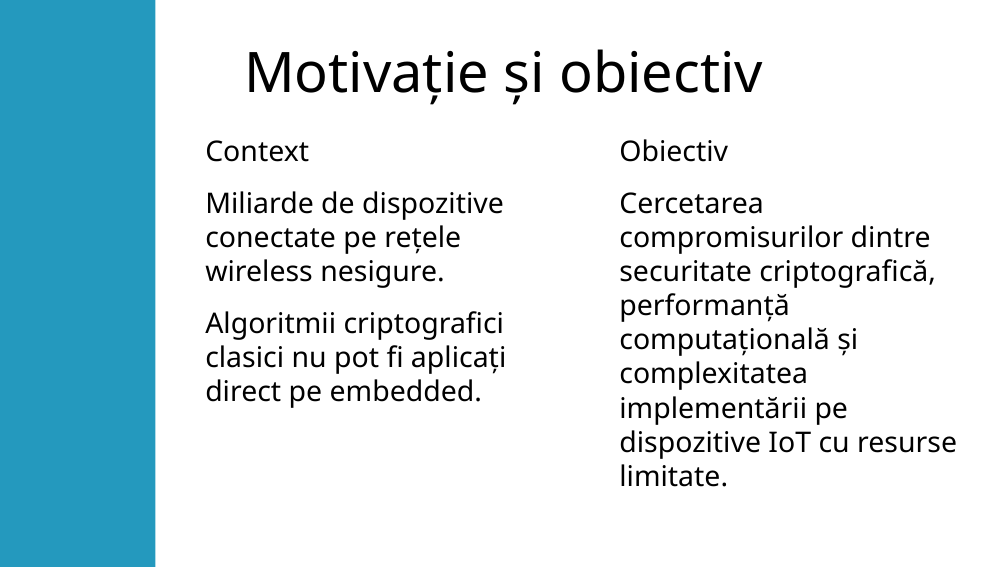
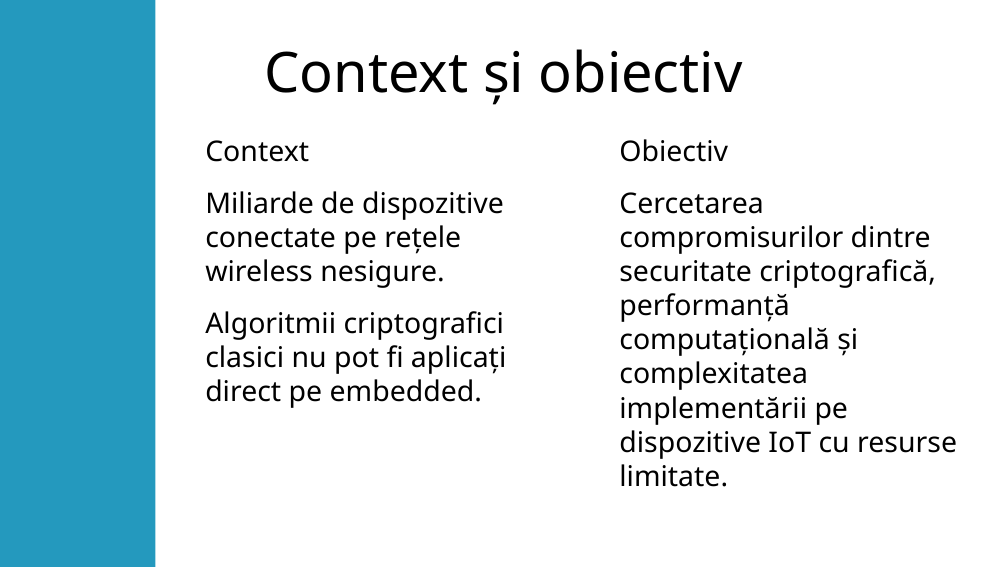
Before and after one commit to DancauRares-Andrei/proiect-Disertatie, a slide deck: slide 3 of Documentatie/Prezentare.odp. Drawn at 1008x567 pixels with LibreOffice and Linux fonts; fonts in the diff are those of the drawing. Boxes give left, top, right and bottom in pixels: in the first picture for what was removed or moved away, otherwise in the second. Text is boxed around its words. In the diff, an @@ line names an element or a change of style, - is before the commit and + after.

```diff
--- a/Documentatie/Prezentare.odp
+++ b/Documentatie/Prezentare.odp
@@ title at [265, 49, 743, 105]: text changed @@
-Motivație și obiectiv
+Context și obiectiv
```
Also in this commit, not shown: 4 other slides changed, 1 other file.
